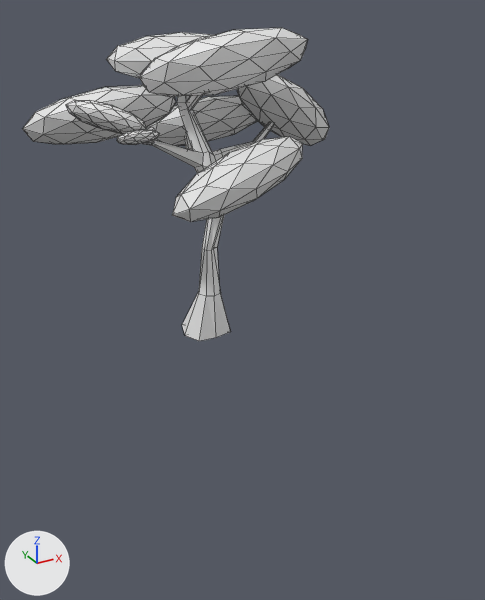
A saved change to the Blender file TheOvercoat/Assets/Models(blend)/Eşyalar/agac2.blend.
One viewpoint serves both versions: a 50 mm lens placed at (-7.31, -15.43, 8.33), pointed at (-0.03, -2.2, 1.72). Lighting does not change. The marker at lower left points along +X, +Y and +Z. Mesh edges are drawn as thin lines. Objects named as collision shapes, trigger or cutter boxes, shadow casters or lower levels of detail are left out.

Script lines for the objects in view, before the commit:
```python
me_cylinder = bpy.data.meshes.new('Cylinder')
me_cylinder.from_pydata(...)  # 509 vertices, 816 faces; spans x -3.97..4.57, y -3.88..3.45, z 0.0..7.88
ob_cylinder = bpy.data.objects.new('Cylinder', me_cylinder)
ob_cylinder.location = (0.0, 0.0, 0.0)
```
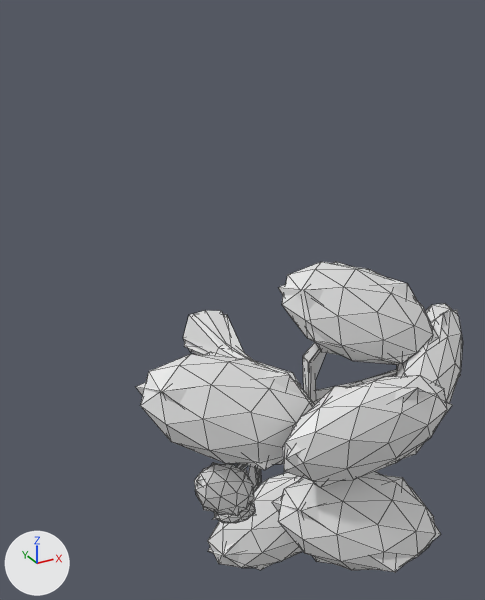
Diff of the bpy script that builds the scene:
```diff
--- a/TheOvercoat/Assets/Models(blend)/Eşyalar/agac2.blend.py
+++ b/TheOvercoat/Assets/Models(blend)/Eşyalar/agac2.blend.py
@@ ob_cylinder @@
 ob_cylinder.location = (0.0, 0.0, 0.0)
+ob_cylinder.rotation_euler = (1.571, 0.0, 0.0)  # degrees (90, 0, 0)
+_m = ob_cylinder.modifiers.new('DecimateMod', 'DECIMATE')
+_m.ratio = 0.2
+_m.use_collapse_triangulate = True
@@ ob_agac2_lod0 @@
+ob_agac2_lod0 = bpy.data.objects.new('agac2_LOD0', me_cylinder)
+ob_agac2_lod0.location = (0.0, 0.0, 0.0)
+ob_agac2_lod0.rotation_euler = (1.571, 0.0, 0.0)  # degrees (90, 0, 0)
```

Boxes (x1, y1, x2, y2) around the edits, measured in the pictures (485 x 600 px):
'agac2_LOD0', added: after (140, 262, 463, 570)
'Cylinder', turned, modifiers changed: before (23, 28, 329, 341); after (136, 262, 460, 572)
